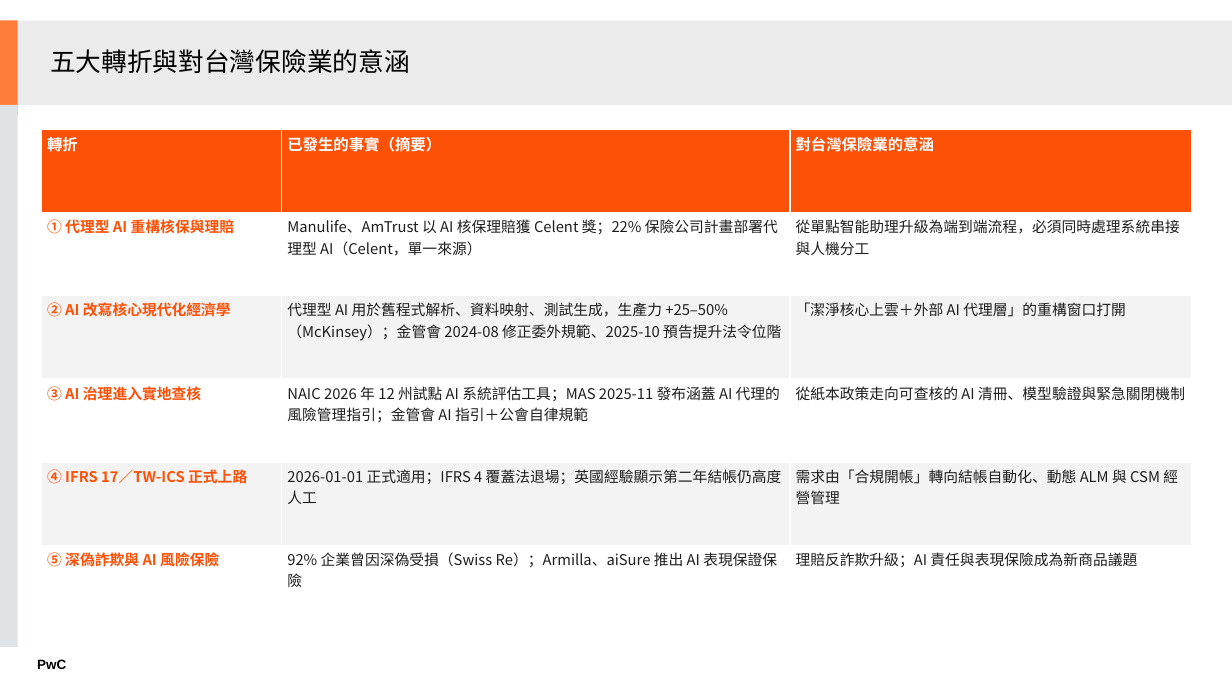
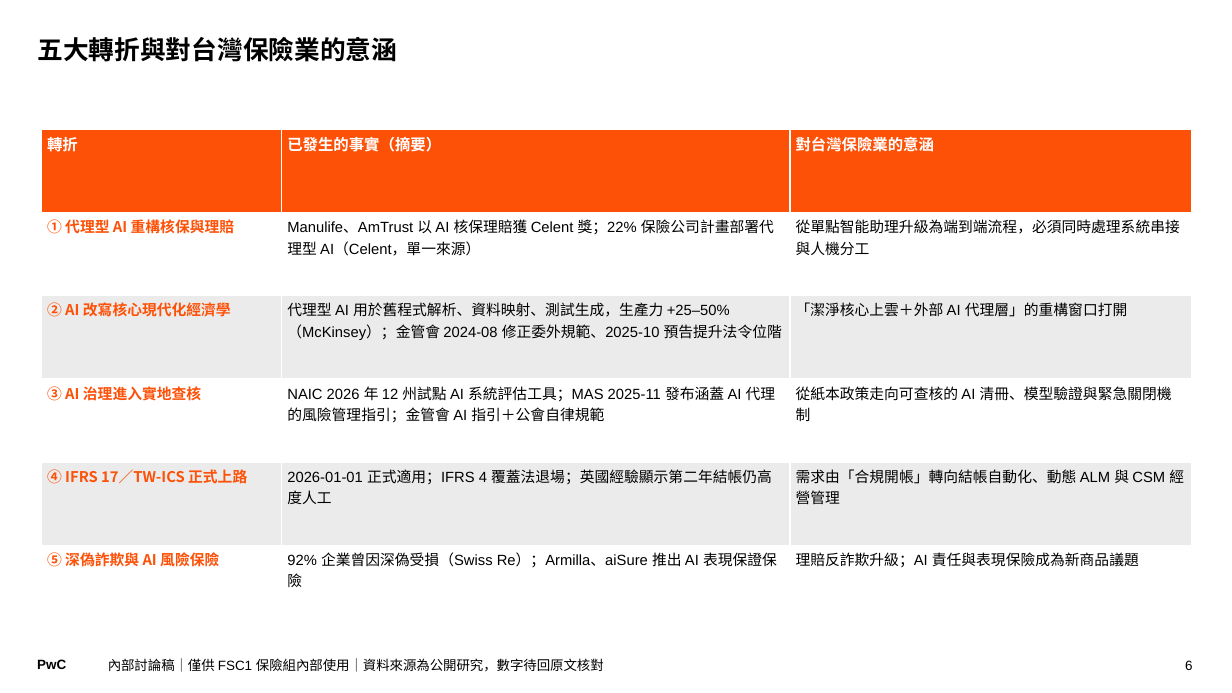
Before and after one commit to Robshao/PwC_FSC1, a slide deck: slide 6 of research/insurtech-2026/保險科技研究_內部討論稿.pptx. Drawn at 1232x693 pixels with LibreOffice and Linux fonts; fonts in the diff are those of the drawing. Boxes give left, top, right and bottom in pixels: in the first picture for what was removed or moved away, otherwise in the second. Text is boxed around its words. In the diff, an @@ line names an element or a change of style, - is before the commit and + after.

```diff
--- a/research/insurtech-2026/保險科技研究_內部討論稿.pptx
+++ b/research/insurtech-2026/保險科技研究_內部討論稿.pptx
@@ rectangle removed at (0,20,18,115) @@
@@ rectangle removed at (18,20,1232,104) @@
@@ title "五大轉折與對台灣保險業的意涵": place and size @@
-title "五大轉折與對台灣保險業的意涵" at (50,49,410,73)
+title "五大轉折與對台灣保險業的意涵" at (37,37,397,62)
@@ title "五大轉折與對台灣保險業的意涵" at (37,37,397,62): font Noto Sans CJK TC to TeX Gyre Schola, bold on; line spacing 0.85 to 0.9; vertical alignment middle to top @@
@@ rectangle removed at (0,105,18,648) @@
@@ table at (42,129,1192,628) @@
@@ fill #F3F3F3 to #EBEBEB in 6 cells @@
@@ font Noto Sans CJK TC to Arial in "轉折", "已發生的事實（摘要）", "對台灣保險業的意涵", "Manulife、AmTrust 以 AI 核保理賠獲 Celent 獎；22% 保險公司計畫部署代理型 ..." and 9 more places @@
@@ font Noto Sans CJK TC to Noto Sans CJK SC in "① 代理型 AI 重構核保與理賠", "② AI 改寫核心現代化經濟學", "③ AI 治理進入實地查核", "④ IFRS 17／TW-ICS 正式上路" and 1 more places @@
@@ text colour #1E1E1E to #000000 in "Manulife、AmTrust 以 AI 核保理賠獲 Celent 獎；22% 保險公司計畫部署代理型 ...", "從單點智能助理升級為端到端流程，必須同時處理系統串接與人機分工", "代理型 AI 用於舊程式解析、資料映射、測試生成，生產力 +25–50%（McKinsey）；金管會 2024-08 修 ...", "「潔淨核心上雲＋外部 AI 代理層」的重構窗口打開" and 6 more places @@
@@ text added at (108,658,604,672), 10.5 pt, text #000000 @@
+內部討論稿｜僅供 FSC1 保險組內部使用｜資料來源為公開研究，數字待回原文核對
@@ page number added at (1185,660,1192,670), 10.5 pt, text #000000 @@
+6
```
Also in this commit, not shown: 20 other slides changed, 9 other files.
